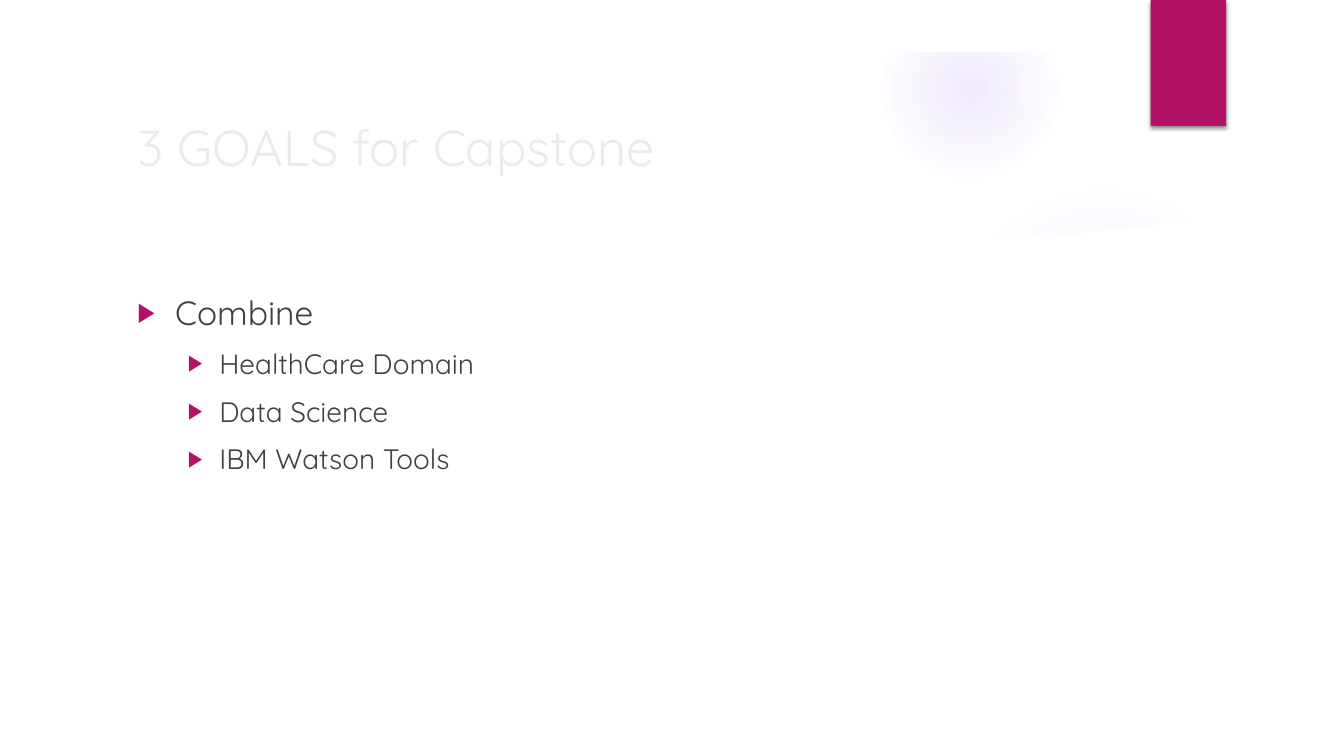
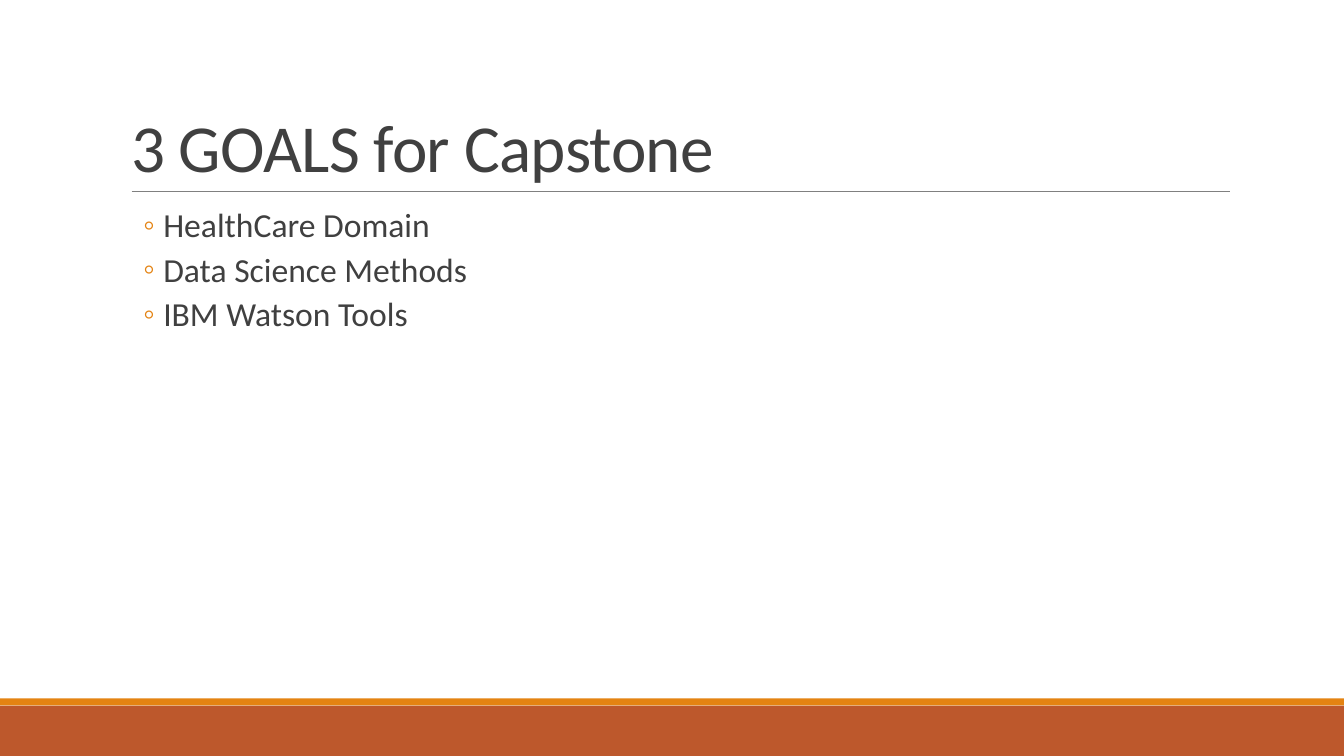
Before and after one commit to GregSimpson/SupportVectorMachine-CancerClassification, a slide deck: slide 5 of docs/gsimpson-CapstonePresentation.pptx (slide 4 before the commit). Drawn at 1344x756 pixels with LibreOffice and Linux fonts; fonts in the diff are those of the drawing; background and template pictures are left out. Boxes give left, top, right and bottom in pixels: in the first picture for what was removed or moved away, otherwise in the second. Text is boxed around its words. In the diff, an @@ line names an element or a change of style, - is before the commit and + after.

```diff
--- a/docs/gsimpson-CapstonePresentation.pptx
+++ b/docs/gsimpson-CapstonePresentation.pptx
@@ group removed at (x1=0, y1=0, x2=1344, y2=756): 5 ellipses, 3 freeform shapes @@
@@ rectangle removed at (x1=1150, y1=0, x2=1226, y2=126) @@
@@ title "3 GOALS for Capstone" moved from (x1=127, y1=107, x2=1093, y2=185) to (x1=131, y1=126, x2=714, y2=183) @@
@@ title "3 GOALS for Capstone" at (x1=131, y1=126, x2=714, y2=183): size 36 to 48 pt, font Quicksand to Calibri, text colour #EBEBEB to #404040, letter spacing 0 to -0.5 pt; line spacing 1 to 0.85; vertical alignment middle to bottom @@
@@ text "HealthCare Domain" moved from (x1=175, y1=300, x2=474, y2=470) to (x1=163, y1=213, x2=467, y2=327) @@
@@ line added from (132, 192) to (1231, 192), #808080 0.5 pt @@
@@ text at (x1=163, y1=213, x2=430, y2=327): size 20 to 24 pt, font Quicksand to Calibri in "HealthCare Domain", "IBM Watson Tools"; bullet ▶ to ◦; line spacing 1 to 0.9; less space between paragraphs; bullet colour #B31166 to #E48312 @@
@@ text at (x1=163, y1=258, x2=467, y2=283): text changed; size 20 to 24 pt; font Quicksand to Calibri @@
-  ▶ Data Science
+  ◦ Data Science Methods
@@ text at (x1=175, y1=300, x2=313, y2=326): paragraph removed @@
-▶ Combine
@@ rectangle added at (x1=0, y1=706, x2=1344, y2=756), fill #BD582C @@
@@ rectangle added at (x1=0, y1=699, x2=1344, y2=706), fill #E48312 @@
```
Also in this commit, not shown: 10 other slides changed, 2 slides added, 1 slide removed, 3 other files.
